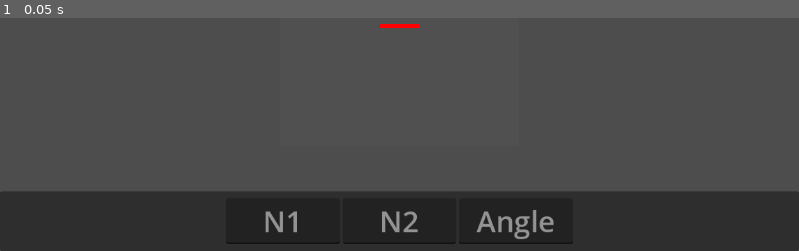
Above: before the commit, frame 1.
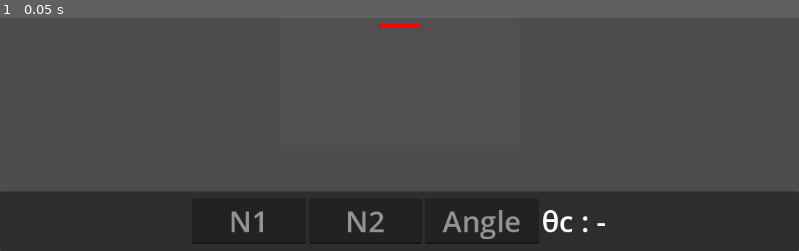
Above: after the commit, the same moment.

Repository: LuGar54/OndesElectroVis
Game: Godot game, scene res://interface.tscn
Same seed, same stepped clock (60 frames per second), same inputs: the game is played once before the commit and once after it.
Inputs:
- Up to frame 1 (0.05 s): no input

The runs differ from the first frame. In frame 1, 1.6% of the frame differs, in the area x 24-76%, y 82-97%.

Commit message:
small cleanup

Diff:
--- a/ondes-electro-vis/interface.tscn
+++ b/ondes-electro-vis/interface.tscn
@@ -80,6 +80,10 @@
 placeholder_text = "Angle"
 alignment = 1
 
+[node name="Label" type="Label" parent="PanelContainer/MarginContainer/HBoxContainer"]
+layout_mode = 2
+text = "θc : -"
+
 [node name="Interface" type="Node3D" parent="."]
 
 [node name="MeshInstance3D" type="MeshInstance3D" parent="Interface"]
@@ -103,6 +107,7 @@
 
 [node name="Transmitted" type="Node3D" parent="."]
 script = ExtResource("3_ebqh8")
+metadata/a = NodePath("../PanelContainer/MarginContainer/HBoxContainer/Label")
 
 [node name="MeshInstance3D" type="MeshInstance3D" parent="Transmitted"]
 transform = Transform3D(1, 0, 0, 0, 0.1, 0, 0, 0, 5, 0, 0, -2.5)
--- a/ondes-electro-vis/scripts/transmitted.gd
+++ b/ondes-electro-vis/scripts/transmitted.gd
@@ -6,12 +6,9 @@
 var angle: float = 0
 var angle2: float = 0
 
-var incident: Node3D
-
 # Called when the node enters the scene tree for the first time.
 func _ready() -> void:
-	incident = $Incident
-
+	pass
 
 # Called every frame. 'delta' is the elapsed time since the previous frame.
 func _process(delta: float) -> void:
